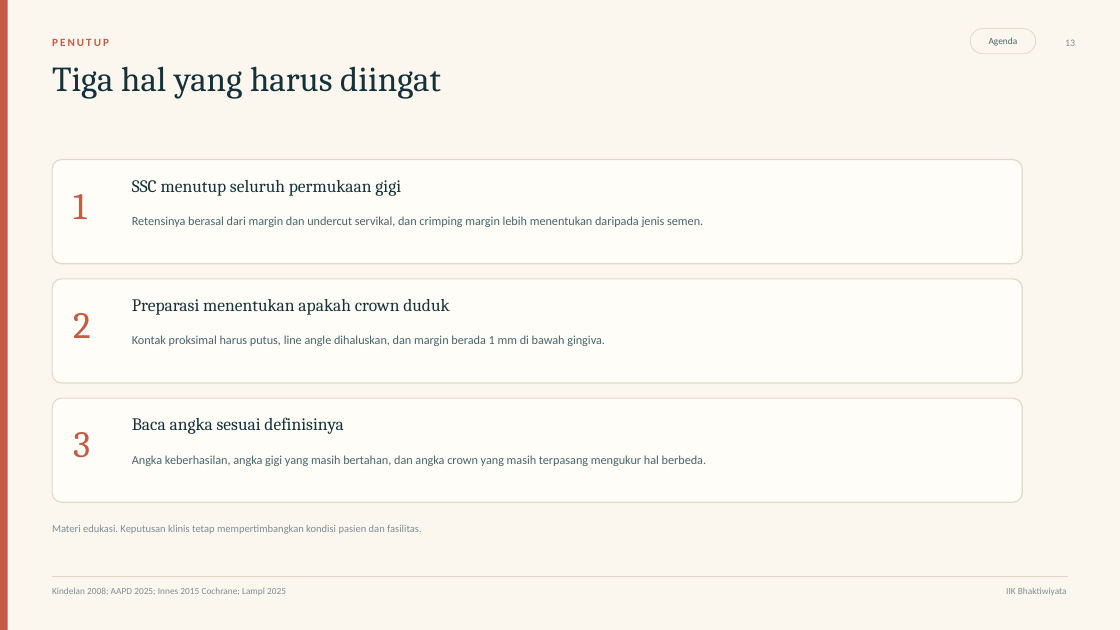
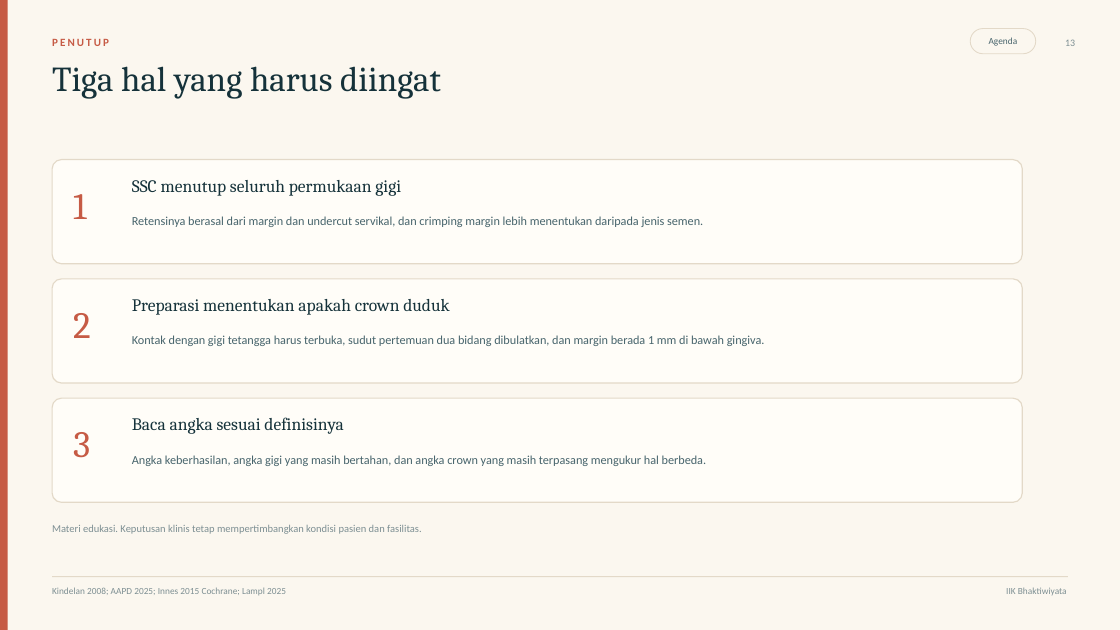
Before and after one commit to maskchanel14-source/agents, a slide deck: slide 13 of deliverables/ssc-pedodonsia/ssc-pedodonsia.pptx. Drawn at 1120x630 pixels with LibreOffice and Linux fonts; fonts in the diff are those of the drawing. Boxes give left, top, right and bottom in pixels: in the first picture for what was removed or moved away, otherwise in the second. Text is boxed around its words. In the diff, an @@ line names an element or a change of style, - is before the commit and + after.

Commit message:
Tulis ulang kartu preparasi dengan kalimat yang bisa dibaca

```diff
--- a/deliverables/ssc-pedodonsia/ssc-pedodonsia.pptx
+++ b/deliverables/ssc-pedodonsia/ssc-pedodonsia.pptx
@@ text at bbox=[132, 335, 765, 346]: text changed @@
-Kontak proksimal harus putus, line angle dihaluskan, dan margin berada 1 mm di bawah gingiva.
+Kontak dengan gigi tetangga harus terbuka, sudut pertemuan dua bidang dibulatkan, dan margin berada 1 mm di bawah gingiva.
```
Also in this commit, not shown: 2 other slides changed, 21 other files.
